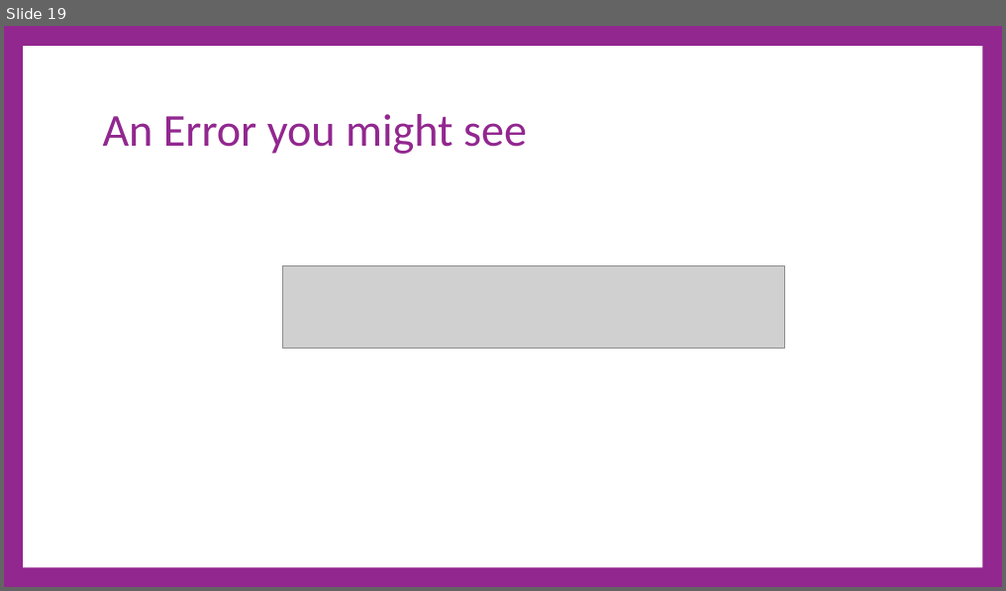
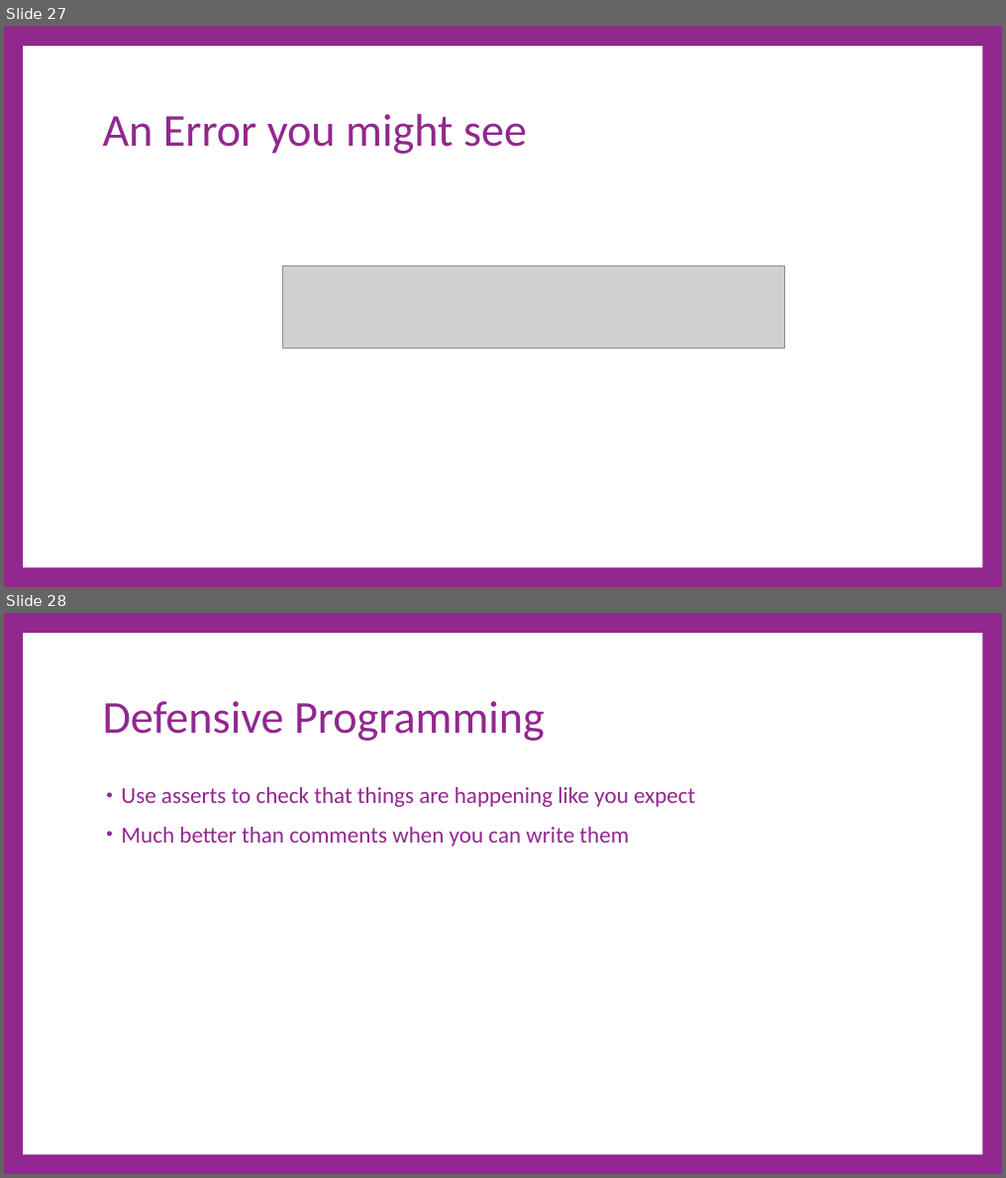
Before and after one commit to cdiggins/cs321, a slide deck: class-notes/cs321-winter-2023-lecture-17-architecture.pptx. Shown one above the other, each under a label of ours: slide 19 before the commit, slides 27 and 28 after it. The pictures are 1006x591 and 1006x1178 pixels, drawn with LibreOffice and Linux fonts; fonts in the diff are those of the drawing; grey boxes stand for pictures. Boxes give left, top, right and bottom in pixels: in the first picture for what was removed or moved away, otherwise in the second. Text is boxed around its words. In the diff, an @@ line names an element or a change of style, - is before the commit and + after.

```diff
--- a/class-notes/cs321-winter-2023-lecture-17-architecture.pptx
+++ b/class-notes/cs321-winter-2023-lecture-17-architecture.pptx
@@ slide 28 added at [4,613,1002,1174], background #92278F; not listed: 1 template element that a slide beside it also shows @@
@@ title added at [103,701,545,741], 66 pt, text #92278F @@
+Defensive Programming
@@ text added at [121,787,695,847], 33 pt, text #92278F @@
+• Use asserts to check that things are happening like you expect
+• Much better than comments when you can write them
@@ what was slide 19 is now slide 27 @@
```
Also in this commit, not shown: 7 slides changed, 18 other slides added, 10 slides removed, 1 other file.
